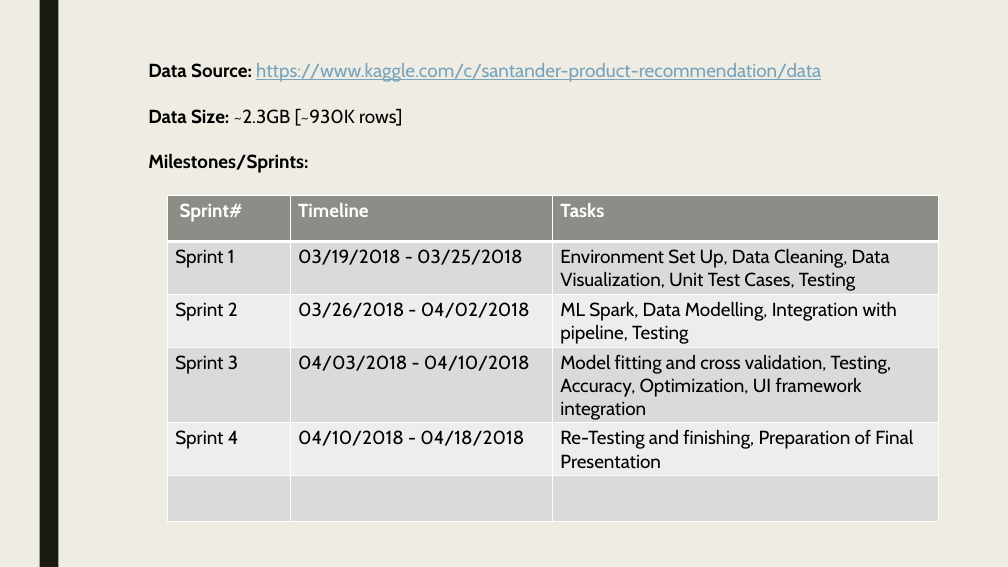
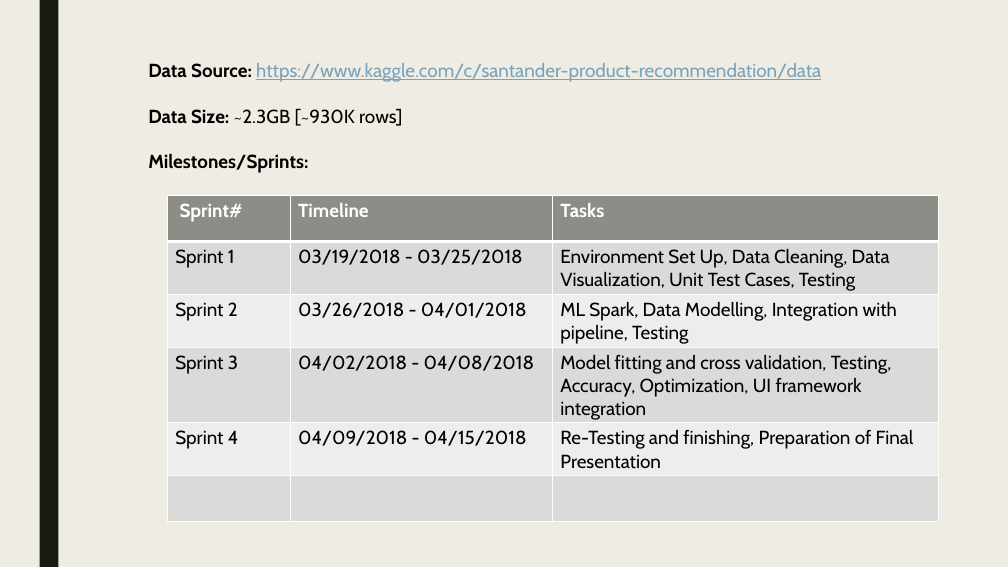
Before and after one commit to vaishalilambe/Team7_Santander_Product_Recommendation, a slide deck: slide 5 of Project_Presentation.pptx. Drawn at 1008x567 pixels with LibreOffice and Linux fonts; fonts in the diff are those of the drawing. Boxes give left, top, right and bottom in pixels: in the first picture for what was removed or moved away, otherwise in the second. Text is boxed around its words. In the diff, an @@ line names an element or a change of style, - is before the commit and + after.

Commit message:
Updated version of project plan presentation V1.1

```diff
--- a/Project_Presentation.pptx
+++ b/Project_Presentation.pptx
@@ table at (x1=168, y1=195, x2=938, y2=522) @@
-row 3, column 2: 03/26/2018 - 04/02/2018
+row 3, column 2: 03/26/2018 - 04/01/2018
-row 4, column 2: 04/03/2018 - 04/10/2018
+row 4, column 2: 04/02/2018 - 04/08/2018
-row 5, column 2: 04/10/2018 - 04/18/2018
+row 5, column 2: 04/09/2018 - 04/15/2018
```
